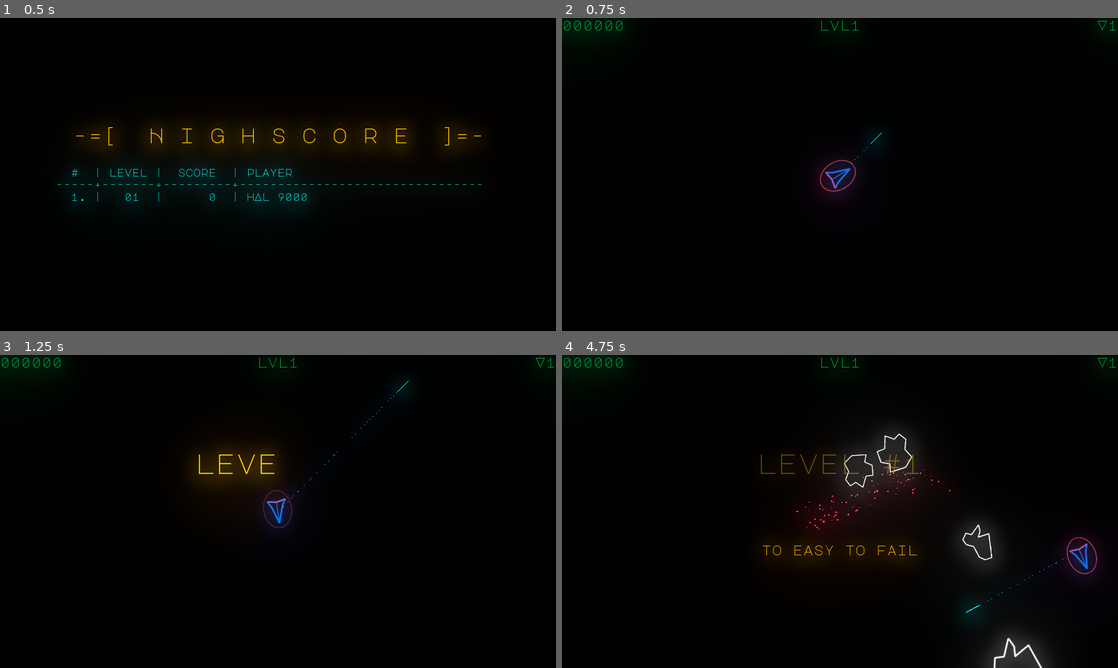
Above: before the commit, frames 1-4 (two rows, left to right).
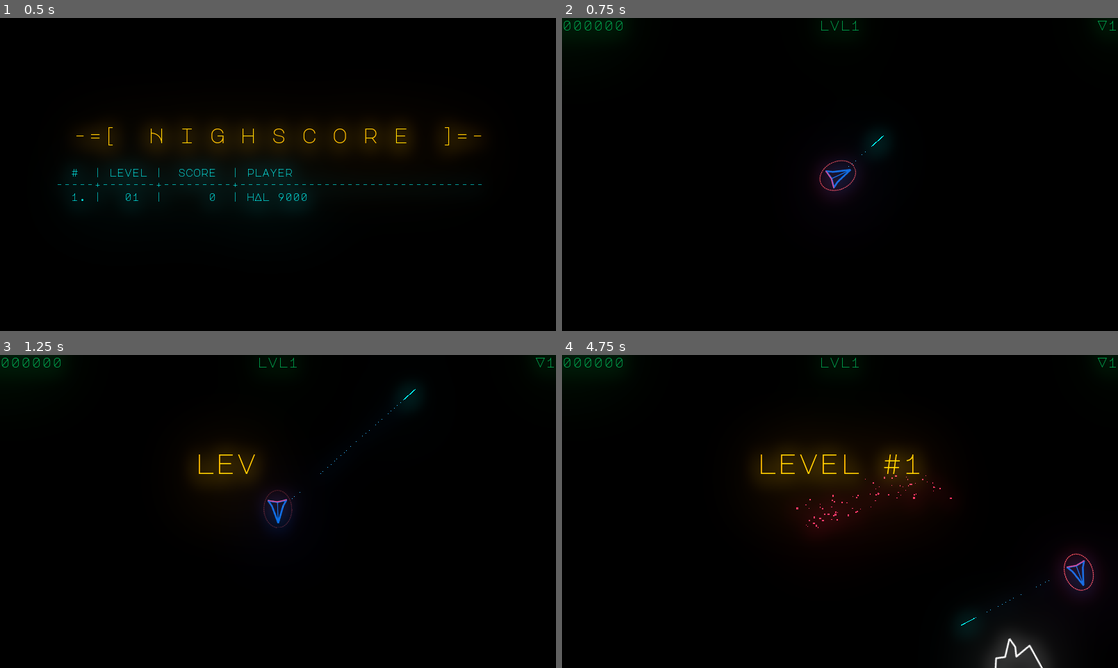
Above: after the commit, the same moments.

Repository: liske/Planetoids
Game: Godot game, scene res://scenes/Space.tscn
Two runs of this game, one before a commit and one after it. Both use one fixed random seed, a clock stepped at 60 frames per second and the inputs below.
Inputs:
- Up to frame 1 (0.5 s): no input
- Up to frame 2 (0.75 s): tap Enter (spawn, bound only after the commit) at 0.5 s; hold Right (rotate_right) from 0.53 s (still down); tap Keypad 0 (shoot) at 0.6 s
- Up to frame 3 (1.25 s): keep holding Right (rotate_right); tap Enter (spawn, bound only after the commit) at 0.8 s
- Up to frame 4 (4.75 s): release Right (rotate_right) at 1.28 s; hold Left (rotate_left) 1.28-2.03 s; tap Enter (spawn, bound only after the commit) at 1.35, 2.3, 3.6 s; tap Keypad 0 (shoot) at 1.55, 2.85, 4.35 s; hold W (boost) 2.03-2.78 s; hold Right (rotate_right) 2.03-3.53 s; hold Left (rotate_left) from 3.53 s (still down)

Frame 1 is identical in both runs. In frame 2, 0.2% of the frame differs, in the area x 46-58%, y 36-56%; in frame 3, 0.4%; in frame 4, 5.0%, in the area x 34-97%, y 24-100%.

Commit message:
Add spawn handling.

Diff:
--- a/project.godot
+++ b/project.godot
@@ -44,6 +44,18 @@
 
 [input]
 
+ui_accept={
+"deadzone": 0.5,
+"events": [ Object(InputEventKey,"resource_local_to_scene":false,"resource_name":"","device":0,"alt":false,"shift":false,"control":false,"meta":false,"command":false,"pressed":false,"scancode":16777221,"physical_scancode":0,"unicode":0,"echo":false,"script":null)
+, Object(InputEventKey,"resource_local_to_scene":false,"resource_name":"","device":0,"alt":false,"shift":false,"control":false,"meta":false,"command":false,"pressed":false,"scancode":16777222,"physical_scancode":0,"unicode":0,"echo":false,"script":null)
+, Object(InputEventJoypadButton,"resource_local_to_scene":false,"resource_name":"","device":0,"button_index":0,"pressure":0.0,"pressed":false,"script":null)
+ ]
+}
+ui_select={
+"deadzone": 0.5,
+"events": [ Object(InputEventJoypadButton,"resource_local_to_scene":false,"resource_name":"","device":0,"button_index":3,"pressure":0.0,"pressed":false,"script":null)
+ ]
+}
 rotate_left={
 "deadzone": 0.5,
 "events": [ Object(InputEventKey,"resource_local_to_scene":false,"resource_name":"","device":0,"alt":false,"shift":false,"control":false,"meta":false,"command":false,"pressed":false,"scancode":16777231,"physical_scancode":0,"unicode":0,"echo":false,"script":null)
@@ -62,9 +74,9 @@
 }
 shoot={
 "deadzone": 0.5,
-"events": [ Object(InputEventKey,"resource_local_to_scene":false,"resource_name":"","device":0,"alt":false,"shift":false,"control":false,"meta":false,"command":false,"pressed":false,"scancode":32,"physical_scancode":0,"unicode":0,"echo":false,"script":null)
-, Object(InputEventKey,"resource_local_to_scene":false,"resource_name":"","device":0,"alt":false,"shift":false,"control":false,"meta":false,"command":false,"pressed":false,"scancode":16777350,"physical_scancode":0,"unicode":0,"echo":false,"script":null)
+"events": [ Object(InputEventKey,"resource_local_to_scene":false,"resource_name":"","device":0,"alt":false,"shift":false,"control":false,"meta":false,"command":false,"pressed":false,"scancode":16777350,"physical_scancode":0,"unicode":0,"echo":false,"script":null)
 , Object(InputEventJoypadButton,"resource_local_to_scene":false,"resource_name":"","device":0,"button_index":3,"pressure":0.0,"pressed":false,"script":null)
+, Object(InputEventKey,"resource_local_to_scene":false,"resource_name":"","device":0,"alt":false,"shift":false,"control":false,"meta":false,"command":false,"pressed":false,"scancode":32,"physical_scancode":0,"unicode":0,"echo":false,"script":null)
  ]
 }
 boost={
@@ -75,6 +87,12 @@
 , Object(InputEventJoypadButton,"resource_local_to_scene":false,"resource_name":"","device":0,"button_index":4,"pressure":0.0,"pressed":false,"script":null)
 , Object(InputEventJoypadButton,"resource_local_to_scene":false,"resource_name":"","device":0,"button_index":5,"pressure":0.0,"pressed":false,"script":null)
 , Object(InputEventJoypadButton,"resource_local_to_scene":false,"resource_name":"","device":0,"button_index":12,"pressure":0.0,"pressed":false,"script":null)
+ ]
+}
+spawn={
+"deadzone": 0.5,
+"events": [ Object(InputEventJoypadButton,"resource_local_to_scene":false,"resource_name":"","device":0,"button_index":11,"pressure":0.0,"pressed":false,"script":null)
+, Object(InputEventKey,"resource_local_to_scene":false,"resource_name":"","device":0,"alt":false,"shift":false,"control":false,"meta":false,"command":false,"pressed":false,"scancode":16777221,"physical_scancode":0,"unicode":0,"echo":false,"script":null)
  ]
 }
 
--- a/scenes/Space.gd
+++ b/scenes/Space.gd
@@ -19,8 +19,8 @@
 	planetoids.stop()
 
 func _input(_event):
-	if planetoids.idle:
-		if Input.is_action_just_pressed("shoot"):
+	if not planetoids.eog:
+		if Input.is_action_just_pressed("spawn"):
 			planetoids.start()
 
 func _on_Timer_timeout():
--- a/scripts/Planetoids.gd
+++ b/scripts/Planetoids.gd
@@ -3,6 +3,7 @@
 var config: ConfigFile
 var astroids: Array
 var idle : bool
+var eog: bool
 var level: int setget _level_set
 var lives: int setget _lives_set
 var rng = RandomNumberGenerator.new()
@@ -86,6 +87,7 @@
 
 func start():
 	self.idle = false
+	self.eog = false
 
 	self.level = 1
 	self.lives = 1 #3
@@ -163,9 +165,13 @@
 		self.ship.call_deferred("do_explode", self.lives > 1)
 		self.lives -= 1
 		if lives == 0:
+			self.eog = true
 			stop()
 			var new_highscore = highscore.check_highscore(self.score)
 			hud.show_end(new_highscore)
+
+			if not new_highscore:
+				self.eog = false
 		else:
 			hud.show_smash()
 			for child in get_children():
@@ -191,3 +197,5 @@
 		'slogan': level_slogan(self.level),
 		'player': player,
 	})
+
+	self.eog = false
